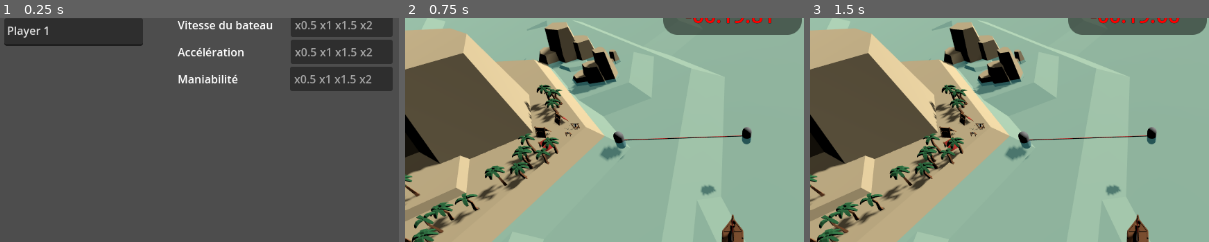
Above: before the commit, frames 1-3 (left to right).
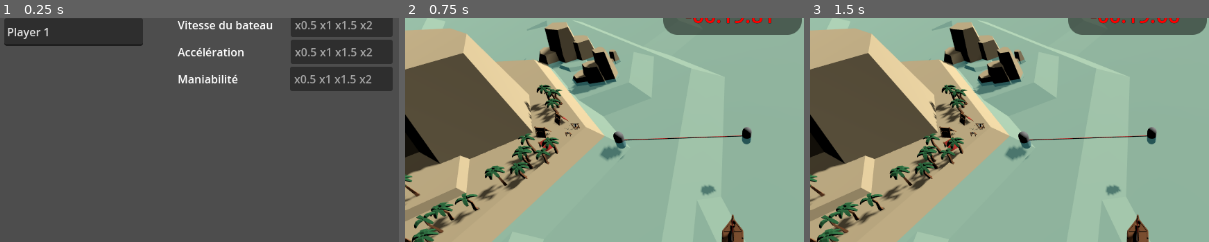
Above: after the commit, the same moments.

Repository: loiclovitana/Crapirate
Game: Godot game, scene res://src/main.tscn
The game is run twice, just before and just after one commit, with the same random seed, the same clock (stepped at 60 frames per second) and the same inputs.
Inputs (mouse positions are % of the whole screen's width and height, from its top left):
- Up to frame 1 (0.25 s): no input
- Up to frame 2 (0.75 s): click "START RACE" at 0.5 s
- Up to frame 3 (1.5 s): tap Enter at 1.25 s; move the mouse to (72, 45) at 1.27 s; click (72, 45) at 1.42 s
The pictures show only the part of the screen within x 9-59%, y 5-55%; the shares and areas given below are measured in that part.

The runs differ from the first frame. In frame 1, 0.2% of the frame differs, in the area x 2-13%, y 3-10%; in frame 2, nothing differs; in frame 3, nothing differs.

Commit message:
set input name to InputLine

Diff:
--- a/src/interface/MainMenu/DynamicPlayerNameInput.gd
+++ b/src/interface/MainMenu/DynamicPlayerNameInput.gd
@@ -16,5 +16,5 @@
 		var p_input = PLAYER_INPUT_NAME_SCENE.instantiate()
 		p_input.get_child(0).set_text("Nom joueur %d" % [i+1])
 		p_input.get_child(1).set_text(Settings.get_player_settings(i).player_name)
-		p_input.get_child(1).text_changed.connect(func(): Settings.get_player_settings(i).player_name = p_input.get_child(1).get_text() )
+		p_input.get_child(1).text_changed.connect(func(new_name): Settings.get_player_settings(i).player_name = new_name )
 		add_child(p_input)
--- a/src/interface/MainMenu/PlayerNameInput.tscn
+++ b/src/interface/MainMenu/PlayerNameInput.tscn
@@ -7,7 +7,7 @@
 size_flags_horizontal = 0
 text = "Nom joueur 1"
 
-[node name="PlayerName" type="TextEdit" parent="."]
+[node name="PlayerName" type="LineEdit" parent="."]
 custom_minimum_size = Vector2(200, 40)
 layout_mode = 2
 placeholder_text = "Player"
--- a/src/interface/PauseMenu.gd
+++ b/src/interface/PauseMenu.gd
@@ -15,7 +15,7 @@
 
 func _process_event(event_name: String, event_data: Dictionary):
 	match event_name:
-		"exit": get_tree().quit()
+		"exit": get_tree().root.propagate_notification(NOTIFICATION_WM_CLOSE_REQUEST)
 		"continue":  _continue()
 		"goto_settings": _go_to_menu(%Settings)
 		"return": _go_to_menu(%PauseMenu)
--- a/src/interface/PlayerInputSettings.tscn
+++ b/src/interface/PlayerInputSettings.tscn
@@ -24,6 +24,9 @@
 layout_mode = 2
 size_flags_horizontal = 3
 
+[node name="ItemList" type="ItemList" parent="ScrollContainer/ListInputButton"]
+layout_mode = 2
+
 [node name="SetInputButton_test" parent="ScrollContainer/ListInputButton" instance=ExtResource("1_34vkq")]
 layout_mode = 2
 size_flags_horizontal = 1
